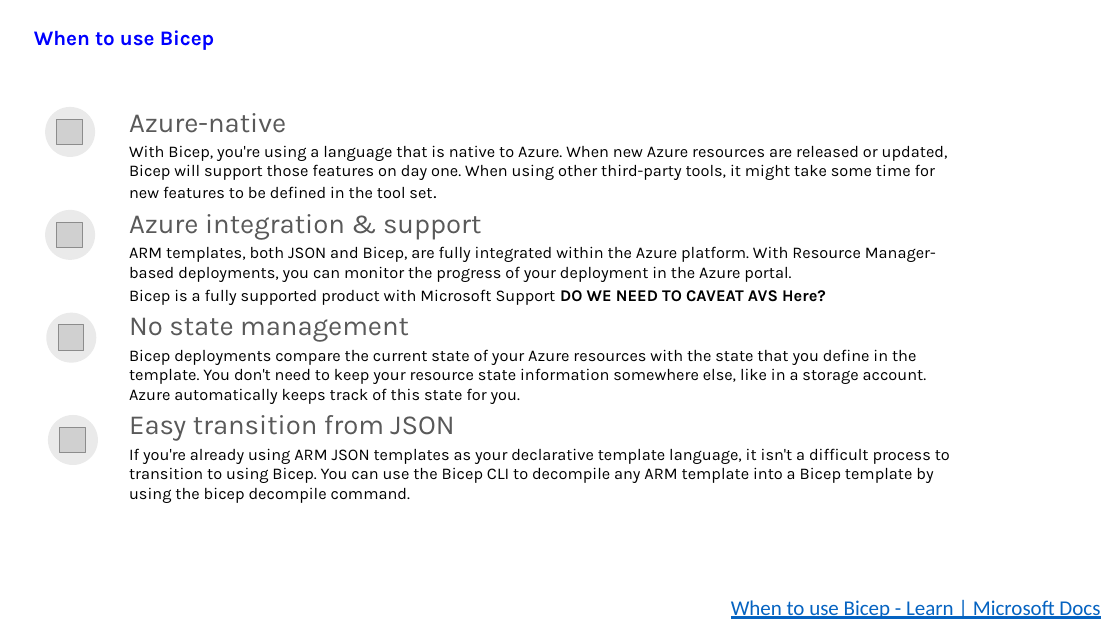
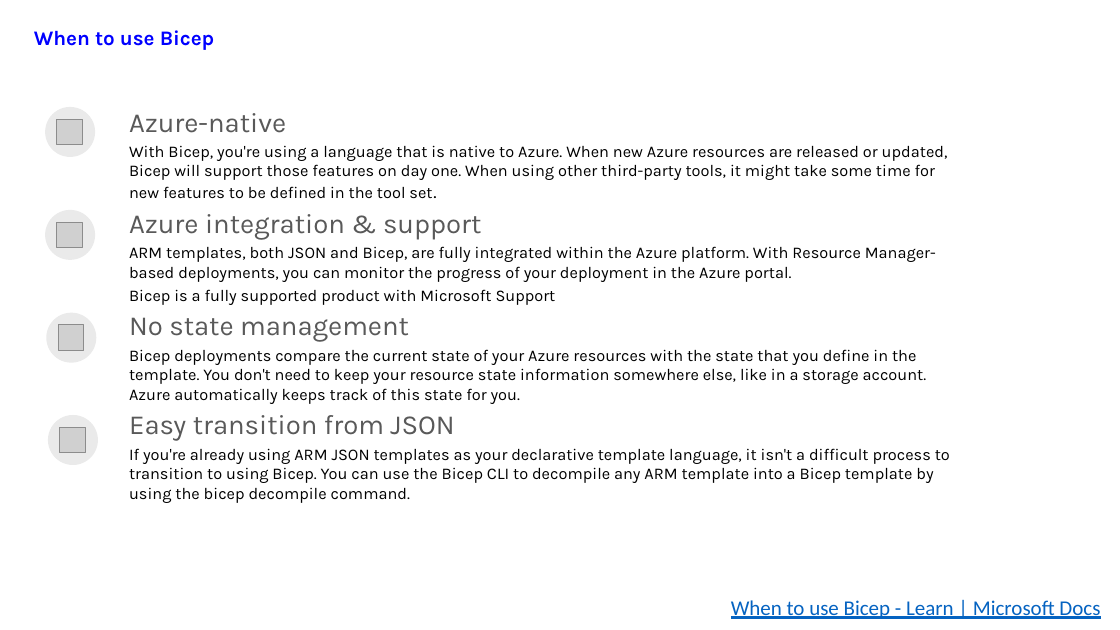
Before and after one commit to nicolalgallacher/Bicep_WhatTheHack, a slide deck: slide 9 of Coach/BicepIntro-MicroHack.pptx (slide 11 before the commit). Drawn at 1120x630 pixels with LibreOffice and Linux fonts; fonts in the diff are those of the drawing; grey boxes stand for pictures. Boxes give left, top, right and bottom in pixels: in the first picture for what was removed or moved away, otherwise in the second. Text is boxed around its words. In the diff, an @@ line names an element or a change of style, - is before the commit and + after.

Commit message:
C:\Users\nigallac\OneDrive - Microsoft\GitHub\Bicep_WhatTheHack Update to powerpoint files

```diff
--- a/Coach/BicepIntro-MicroHack.pptx
+++ b/Coach/BicepIntro-MicroHack.pptx
@@ text at <box>129,289,556,305</box>: text changed @@
-Bicep is a fully supported product with Microsoft Support DO WE NEED TO CAVEAT AVS Here?
+Bicep is a fully supported product with Microsoft Support
```
Also in this commit, not shown: 4 other slides changed, 4 slides removed.
